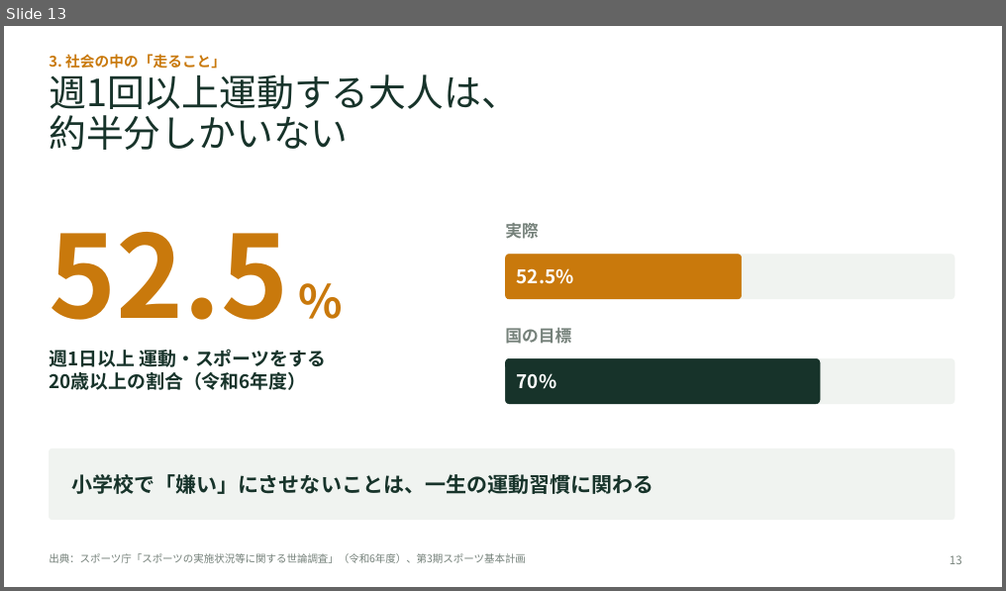
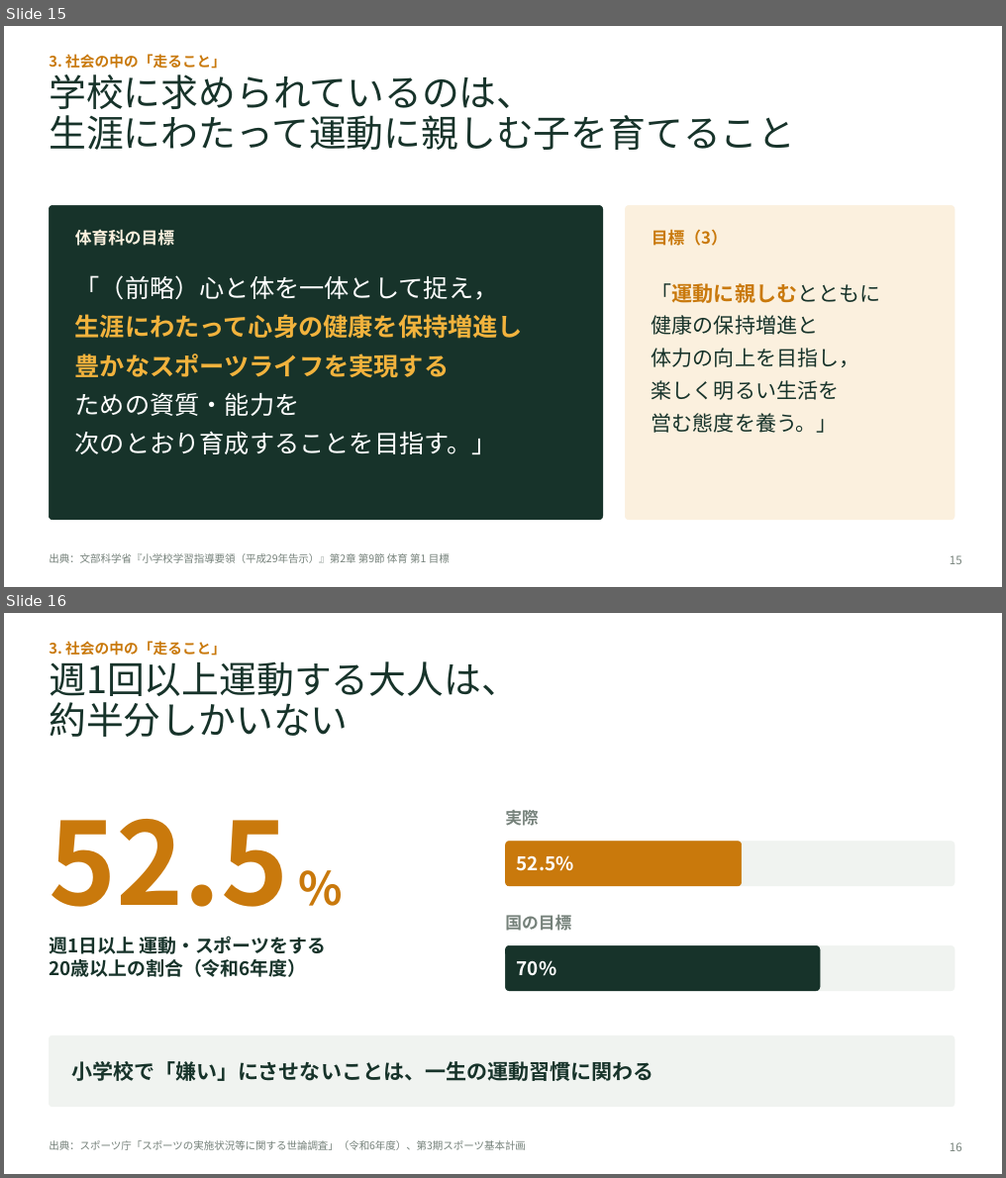
Before and after one commit to yokotaka21-cmyk/slide-longrun, a slide deck: マラソン大会に向けて_講義スライド.pptx. Shown one above the other, each under a label of ours: slide 13 before the commit, slides 15 and 16 after it. The pictures are 1006x591 and 1006x1178 pixels, drawn with LibreOffice and Linux fonts; fonts in the diff are those of the drawing. Boxes give left, top, right and bottom in pixels: in the first picture for what was removed or moved away, otherwise in the second. Text is boxed around its words. In the diff, an @@ line names an element or a change of style, - is before the commit and + after.

```diff
--- a/マラソン大会に向けて_講義スライド.pptx
+++ b/マラソン大会に向けて_講義スライド.pptx
@@ slide 15 added at box(4, 26, 1002, 587), background #FFFFFF @@
@@ text added at box(49, 54, 226, 69), 14 pt, text #C9790C, bold @@
+3. 社会の中の「走ること」
@@ title added at box(49, 75, 795, 150), 36 pt, text #17332A @@
+学校に求められているのは、
+生涯にわたって運動に親しむ子を育てること
@@ rounded rectangle added at box(49, 205, 603, 520), fill #17332A, outline #17332A 0.5 pt @@
@@ text added at box(75, 229, 174, 246), 16 pt, text #FBF0DE, bold @@
+体育科の目標
@@ rounded rectangle added at box(626, 205, 954, 520), fill #FBF0DE, outline #FBF0DE 0.5 pt @@
@@ text added at box(651, 229, 728, 246), 16 pt, text #C9790C, bold @@
+目標（3）
@@ text added at box(75, 275, 523, 455), 24 pt, text #FFFFFF @@
+「（前略）心と体を一体として捉え，
+生涯にわたって心身の健康を保持増進し
+豊かなスポーツライフを実現する
+ための資質・能力を
+次のとおり育成することを目指す。」
@@ text added at box(651, 283, 880, 433), 20 pt, text #17332A @@
+「運動に親しむとともに
+健康の保持増進と
+体力の向上を目指し，
+楽しく明るい生活を
+営む態度を養う。」
@@ text added at box(49, 554, 450, 564), 10 pt, text #75817A @@
+出典：文部科学省『小学校学習指導要領（平成29年告示）』第2章 第9節 体育 第1 目標
@@ page number added at box(949, 556, 962, 565), 11 pt, text #75817A @@
+15
@@ what was slide 13 is now slide 16 @@
@@ page number at box(949, 1143, 962, 1152): text changed @@
-13
+16
```
Also in this commit, not shown: 2 other slides added, 3 other files.
